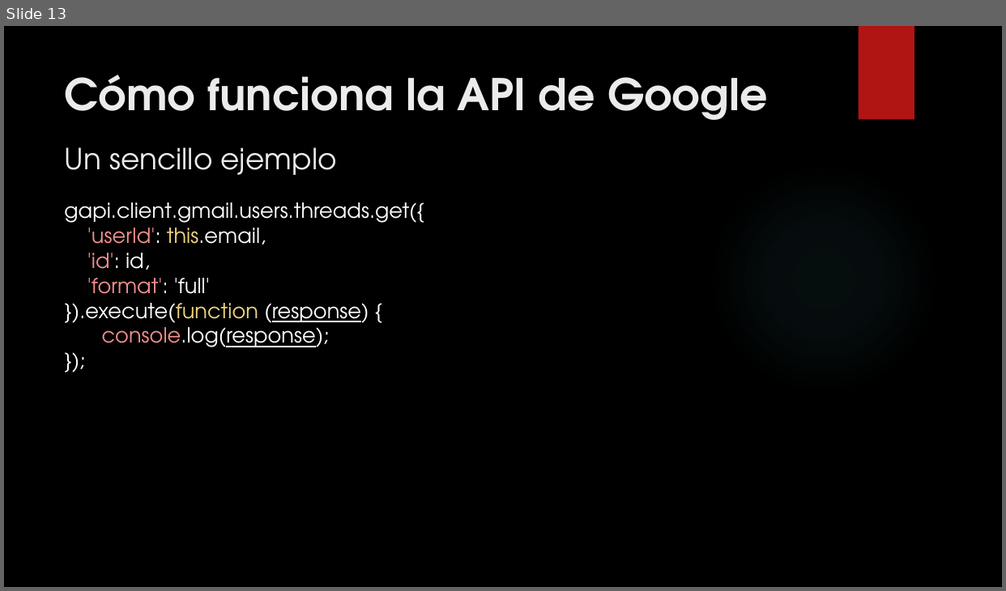
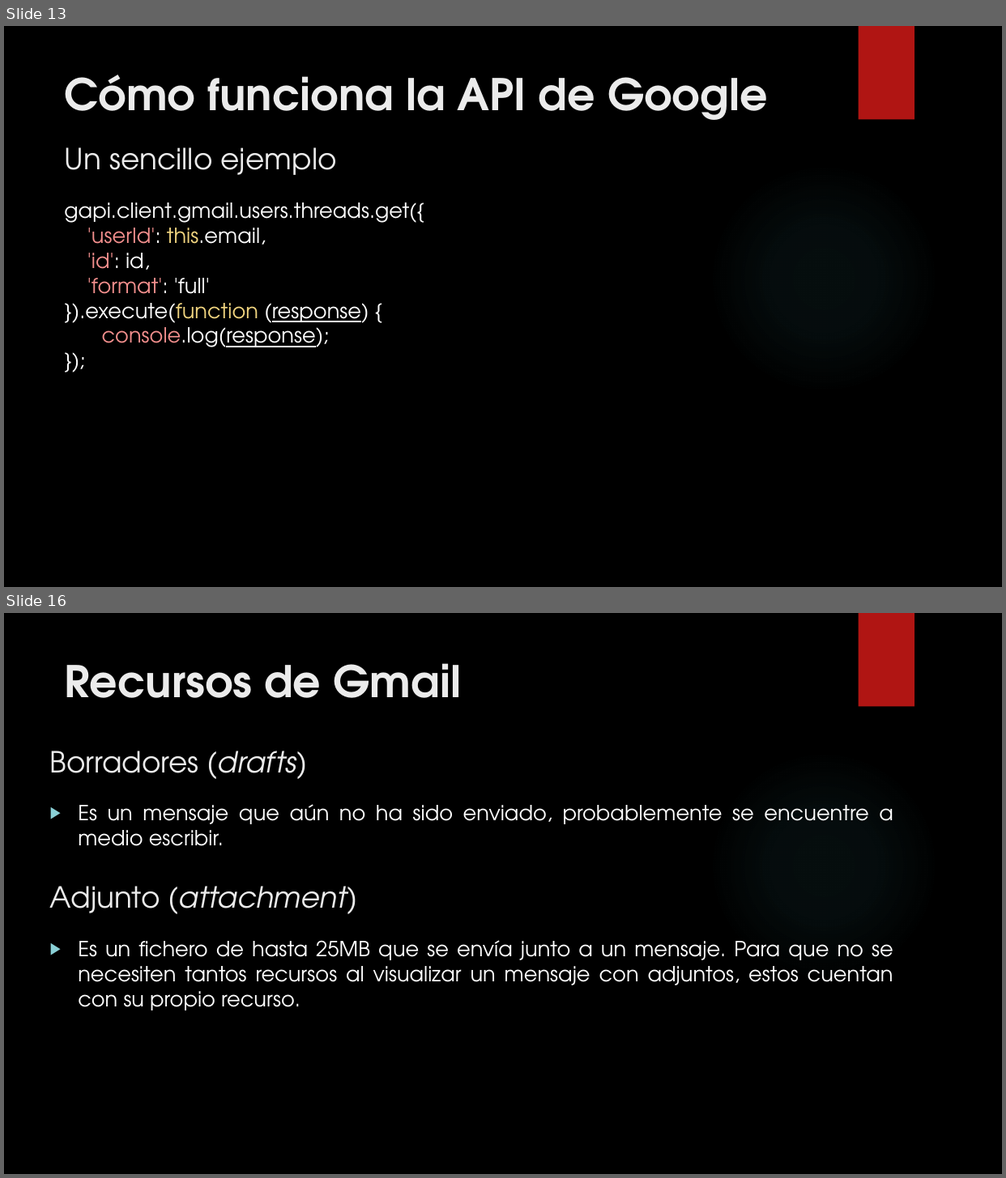
Before and after one commit to Brugarolas/BlackMail, a slide deck: BlackMail.pptx. Shown one above the other, each under a label of ours: slide 13 before the commit, slides 13 and 16 after it; the slides between them are not shown. The pictures are 1006x591 and 1006x1178 pixels, drawn with LibreOffice and Linux fonts; fonts in the diff are those of the drawing; background and template pictures are left out. Boxes give left, top, right and bottom in pixels: in the first picture for what was removed or moved away, otherwise in the second. Text is boxed around its words. In the diff, an @@ line names an element or a change of style, - is before the commit and + after.

```diff
--- a/BlackMail.pptx
+++ b/BlackMail.pptx
@@ slide 16 added at [4,613,1002,1174], background picture (left out); not listed: 2 template elements that a slide beside it also shows @@
@@ title added at [65,663,461,698], 42 pt, text #EBEBEB, bold @@
+Recursos de Gmail
@@ text added at [50,751,308,779], 28 pt, text #EBEBEB @@
+Borradores (drafts)
@@ text added at [78,804,893,846], 20 pt, text #FFFFFF @@
+▶ Es un mensaje que aún no ha sido enviado, probablemente se encuentre a medio escribir.
@@ text added at [50,886,359,914], 28 pt, text #EBEBEB, italic @@
+Adjunto (attachment)
@@ text added at [78,940,893,1011], 20 pt, text #FFFFFF @@
+▶ Es un fichero de hasta 25MB que se envía junto a un mensaje. Para que no se necesiten tantos recursos al visualizar un mensaje con adjuntos, estos cuentan con su propio recurso.
```
Also in this commit, not shown: 9 other slides added, 2 other files.
